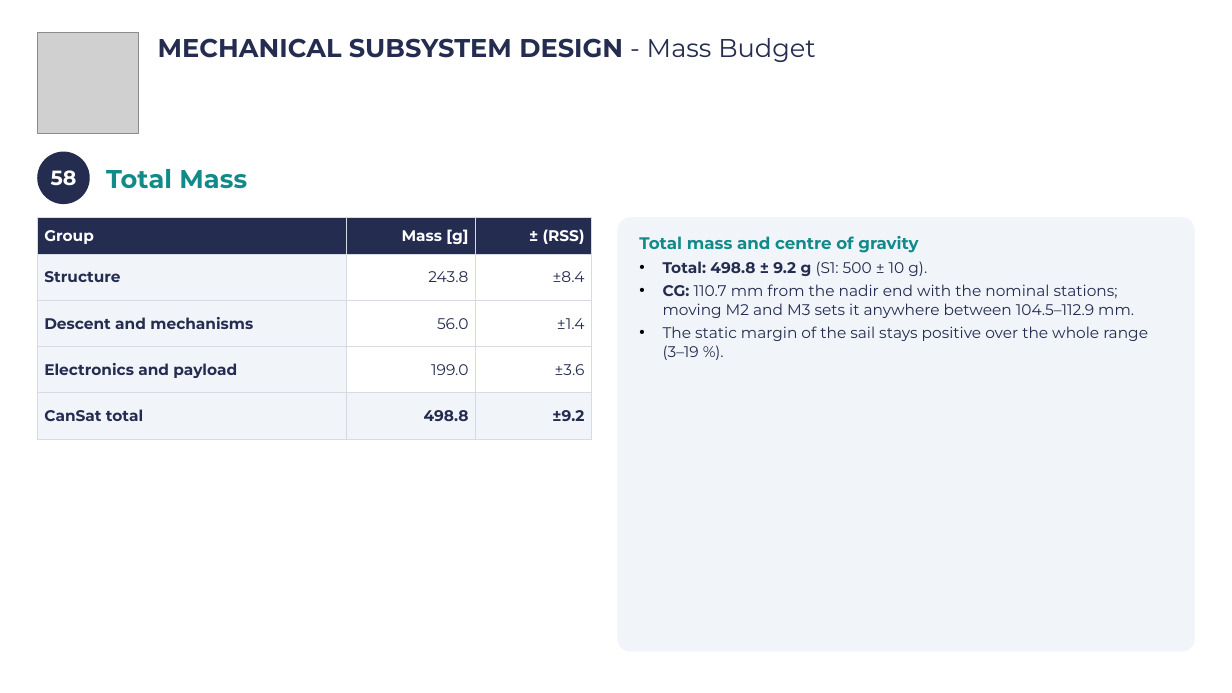
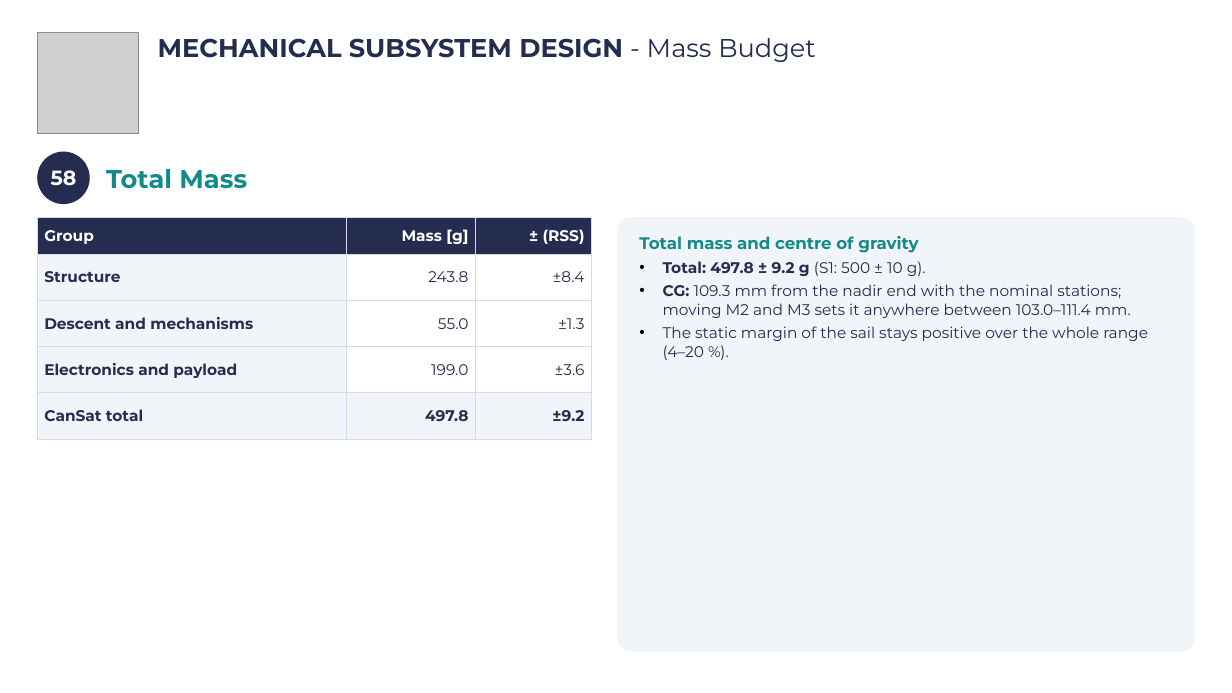
Before and after one commit to Caetano18/proyecto, a slide deck: slide 61 of cansat_pdr/laminas_plantilla/CanSat_PDR_Hermes_completo.pptx. Drawn at 1232x693 pixels with LibreOffice and Linux fonts; fonts in the diff are those of the drawing; grey boxes stand for pictures; background and template pictures are left out. Boxes give left, top, right and bottom in pixels: in the first picture for what was removed or moved away, otherwise in the second. Text is boxed around its words. In the diff, an @@ line names an element or a change of style, - is before the commit and + after.

```diff
--- a/cansat_pdr/laminas_plantilla/CanSat_PDR_Hermes_completo.pptx
+++ b/cansat_pdr/laminas_plantilla/CanSat_PDR_Hermes_completo.pptx
@@ table at (x1=37, y1=217, x2=592, y2=439) @@
-row 3, column 2: 56.0
+row 3, column 2: 55.0
-row 3, column 3: ±1.4
+row 3, column 3: ±1.3
-row 5, column 2: 498.8
+row 5, column 2: 497.8
@@ text in rounded rectangle at (x1=663, y1=261, x2=1148, y2=360): text changed @@
-• Total: 498.8 ± 9.2 g (S1: 500 ± 10 g).
-• CG: 110.7 mm from the nadir end with the nominal stations; moving M2 and M3 sets it anywhere between 104.5–112.9 mm.
-• The static margin of the sail stays positive over the whole range (3–19 %).
+• Total: 497.8 ± 9.2 g (S1: 500 ± 10 g).
+• CG: 109.3 mm from the nadir end with the nominal stations; moving M2 and M3 sets it anywhere between 103.0–111.4 mm.
+• The static margin of the sail stays positive over the whole range (4–20 %).
```
Also in this commit, not shown: 13 other slides changed, 34 other files.
